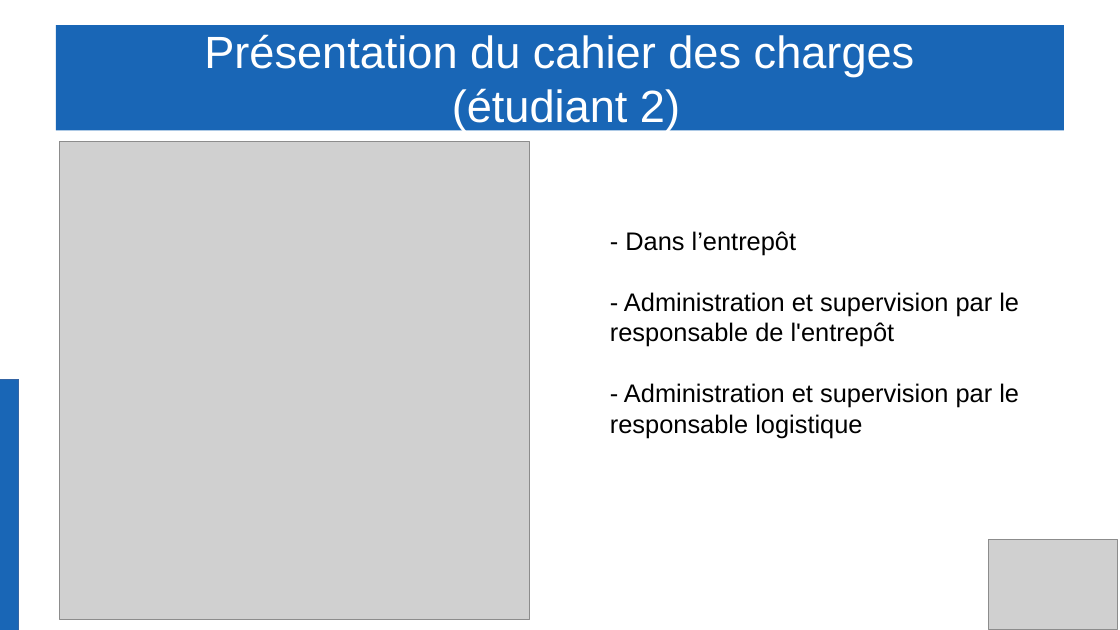
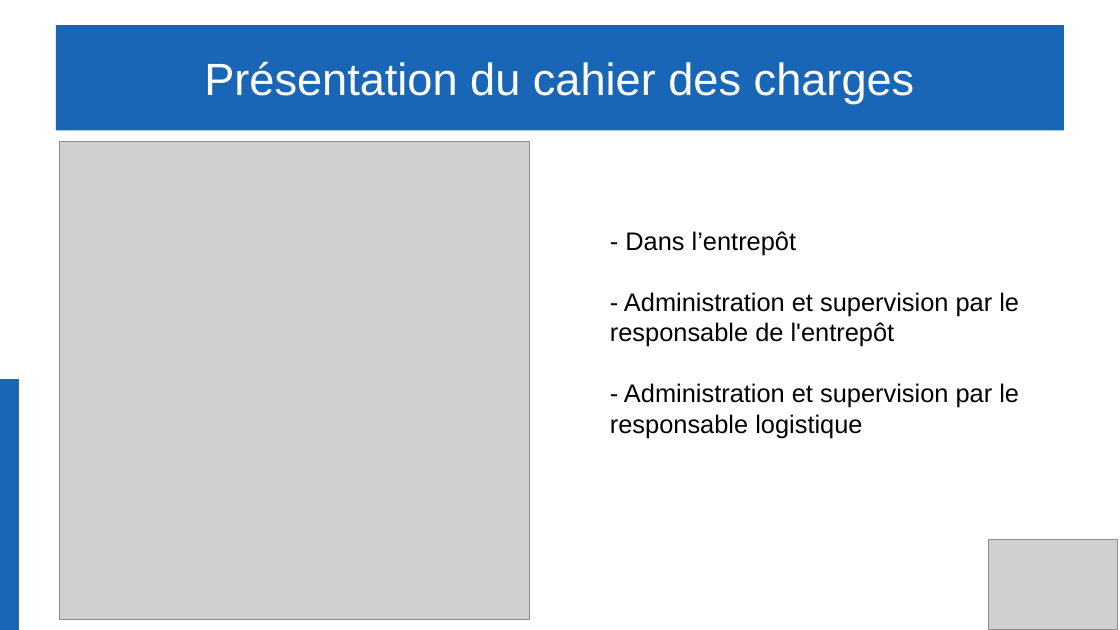
Before and after one commit to Gabin221/Tracking-BLE-documents, a slide deck: slide 4 of Revues/Revues2/Partie commune/presentation_yahya_andrea_gabin.odp. Drawn at 1120x630 pixels with LibreOffice and Linux fonts; fonts in the diff are those of the drawing; grey boxes stand for pictures. Boxes give left, top, right and bottom in pixels: in the first picture for what was removed or moved away, otherwise in the second. Text is boxed around its words. In the diff, an @@ line names an element or a change of style, - is before the commit and + after.

```diff
--- a/Revues/Revues2/Partie commune/presentation_yahya_andrea_gabin.odp
+++ b/Revues/Revues2/Partie commune/presentation_yahya_andrea_gabin.odp
@@ title at (x1=204, y1=61, x2=915, y2=104): text changed @@
-Présentation du cahier des charges
-(étudiant 2)
+Présentation du cahier des charges
```
Also in this commit, not shown: 2 other slides changed, 3 other files.
